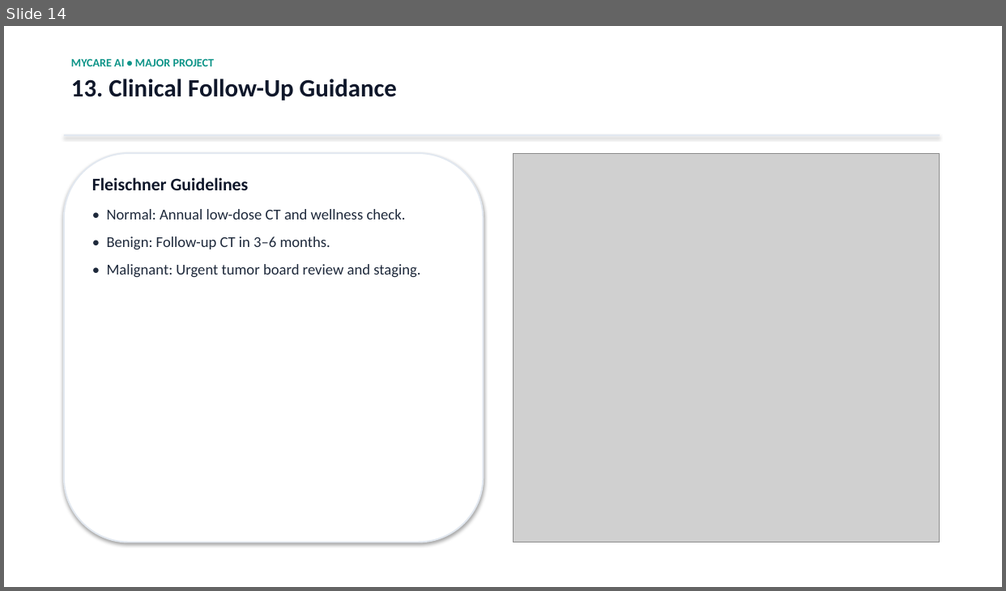
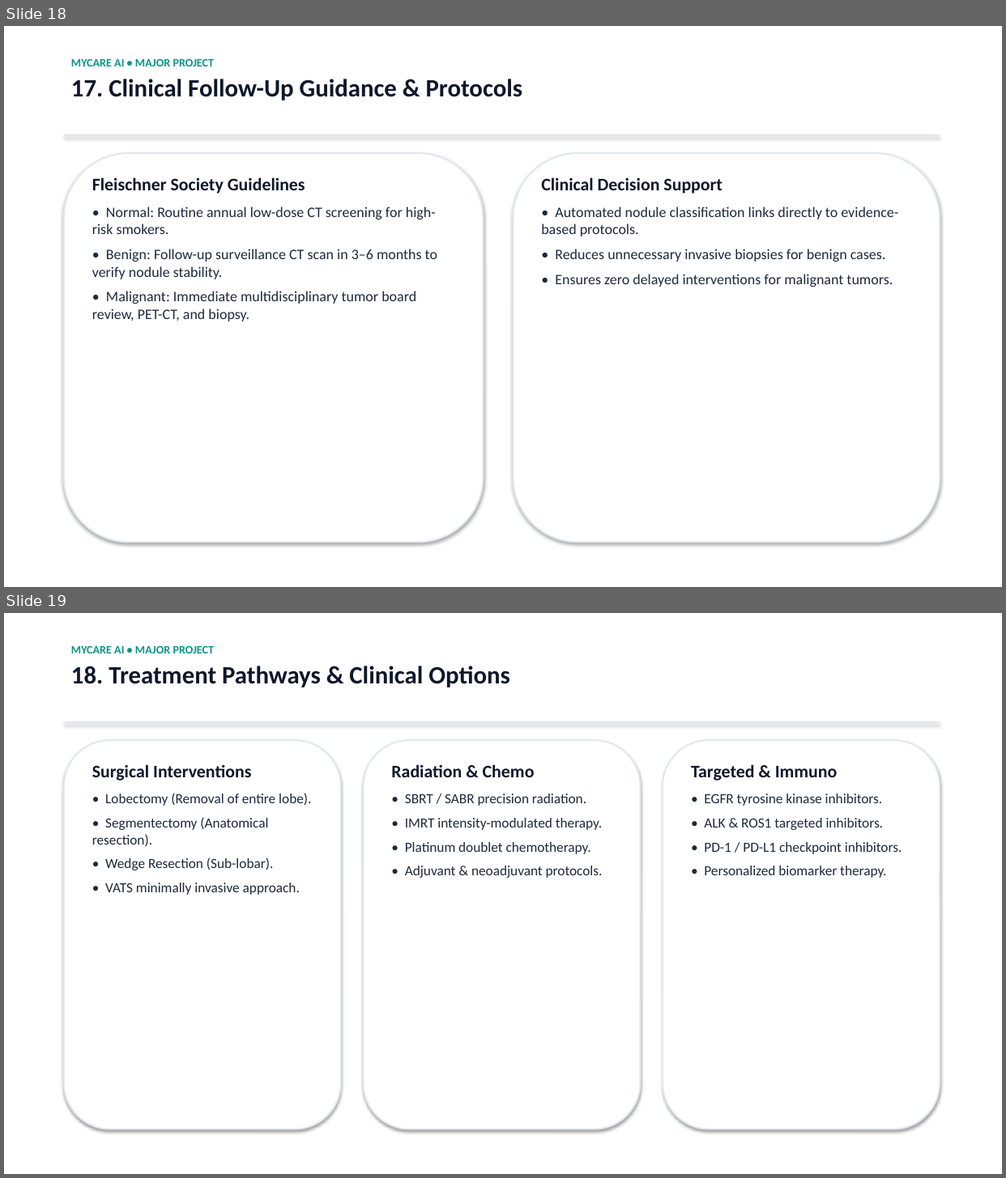
Before and after one commit to vinithram2/MyCare-Lung-Cancer-Detection, a slide deck: Project_Documents/MyCare_Lung_Cancer_Detection_Full.pptx. Shown one above the other, each under a label of ours: slide 14 before the commit, slides 18 and 19 after it. The pictures are 1006x591 and 1006x1178 pixels, drawn with LibreOffice and Linux fonts; fonts in the diff are those of the drawing; grey boxes stand for pictures. Boxes give left, top, right and bottom in pixels: in the first picture for what was removed or moved away, otherwise in the second. Text is boxed around its words. In the diff, an @@ line names an element or a change of style, - is before the commit and + after.

Commit message:
Add full experimental results: Confusion Matrix, ROC-AUC curves, and 15 Grad-CAM CT scan cases to PPT

```diff
--- a/Project_Documents/MyCare_Lung_Cancer_Detection_Full.pptx
+++ b/Project_Documents/MyCare_Lung_Cancer_Detection_Full.pptx
@@ slide 19 added at (x1=4, y1=613, x2=1002, y2=1174), background #FFFFFF @@
@@ text added at (x1=71, y1=645, x2=510, y2=688), 24 pt, text #0F172A, bold @@
+MYCARE AI • MAJOR PROJECT
+18. Treatment Pathways & Clinical Options
@@ rectangle added at (x1=64, y1=722, x2=940, y2=724), fill #E2E8F0 @@
@@ rounded rectangle added at (x1=64, y1=740, x2=341, y2=1130), fill #FFFFFF, outline #E2E8F0 1.5 pt @@
@@ rounded rectangle added at (x1=364, y1=740, x2=641, y2=1130), fill #FFFFFF, outline #E2E8F0 1.5 pt @@
@@ rounded rectangle added at (x1=663, y1=740, x2=940, y2=1130), fill #FFFFFF, outline #E2E8F0 1.5 pt @@
@@ text added at (x1=92, y1=764, x2=311, y2=895), 13.5 pt, text #1E293B @@
+Surgical Interventions
+• Lobectomy (Removal of entire lobe).
+• Segmentectomy (Anatomical resection).
+• Wedge Resection (Sub-lobar).
+• VATS minimally invasive approach.
@@ text added at (x1=391, y1=764, x2=603, y2=878), 13.5 pt, text #1E293B @@
+Radiation & Chemo
+• SBRT / SABR precision radiation.
+• IMRT intensity-modulated therapy.
+• Platinum doublet chemotherapy.
+• Adjuvant & neoadjuvant protocols.
@@ text added at (x1=691, y1=764, x2=902, y2=878), 13.5 pt, text #1E293B @@
+Targeted & Immuno
+• EGFR tyrosine kinase inhibitors.
+• ALK & ROS1 targeted inhibitors.
+• PD-1 / PD-L1 checkpoint inhibitors.
+• Personalized biomarker therapy.
@@ what was slide 14 is now slide 18 @@
@@ slide 18 changed as well @@
@@ text at (x1=71, y1=79, x2=523, y2=101): text changed @@
-13. Clinical Follow-Up Guidance
+17. Clinical Follow-Up Guidance & Protocols
@@ picture removed at (x1=513, y1=153, x2=940, y2=543) @@
@@ rounded rectangle added at (x1=513, y1=153, x2=940, y2=543), fill #FFFFFF, outline #E2E8F0 1.5 pt @@
@@ text at (x1=92, y1=177, x2=437, y2=322): text changed; size 14.5 to 14 pt @@
-Fleischner Guidelines
-• Normal: Annual low-dose CT and wellness check.
-• Benign: Follow-up CT in 3–6 months.
-• Malignant: Urgent tumor board review and staging.
+Fleischner Society Guidelines
+• Normal: Routine annual low-dose CT screening for high-risk smokers.
+• Benign: Follow-up surveillance CT scan in 3–6 months to verify nodule stability.
+• Malignant: Immediate multidisciplinary tumor board review, PET-CT, and biopsy.
@@ text added at (x1=541, y1=177, x2=898, y2=287), 14 pt, text #1E293B @@
+Clinical Decision Support
+• Automated nodule classification links directly to evidence-based protocols.
+• Reduces unnecessary invasive biopsies for benign cases.
+• Ensures zero delayed interventions for malignant tumors.
```
Also in this commit, not shown: 14 other slides changed, 10 other slides added, 13 slides removed, 6 other files.
